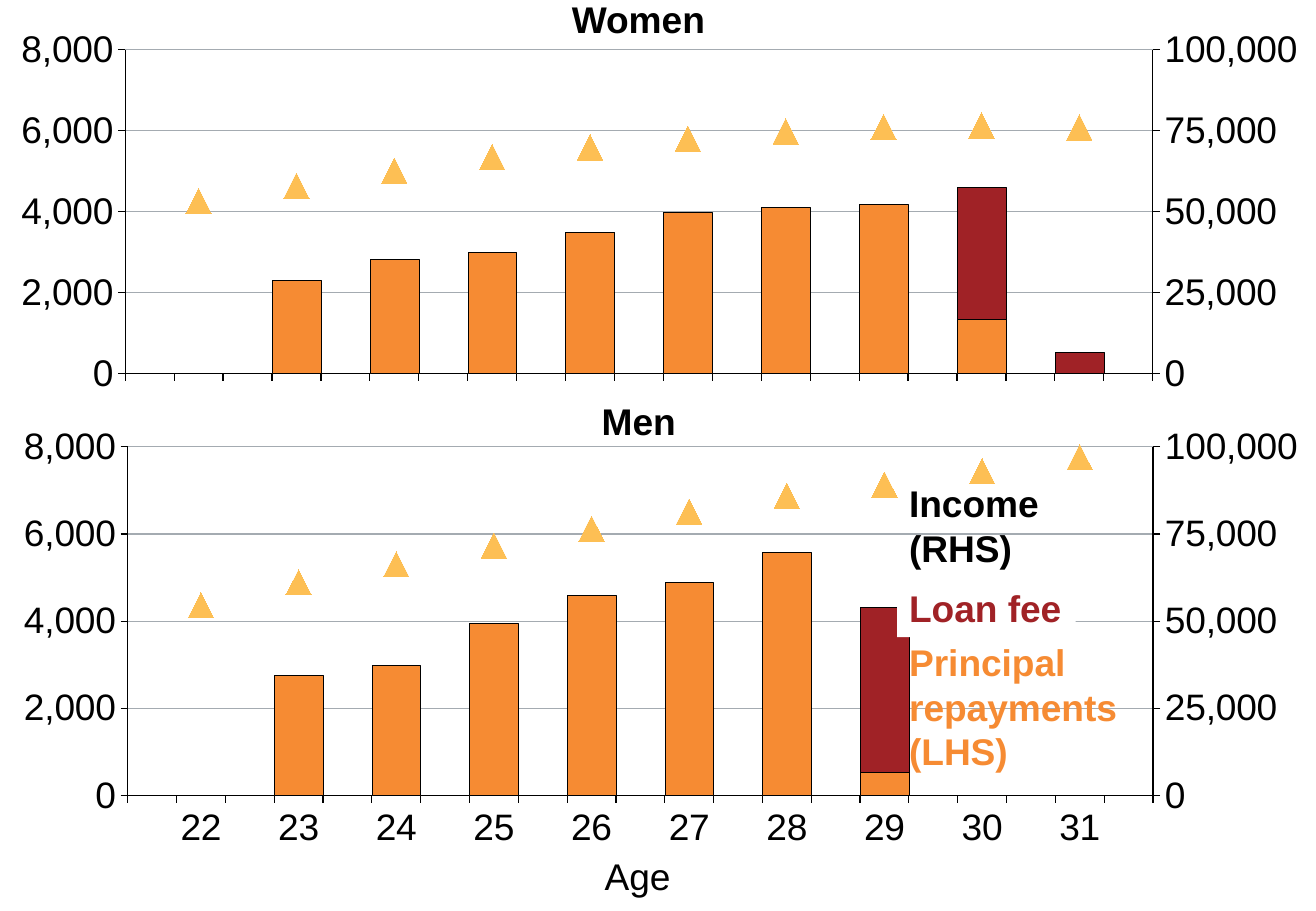
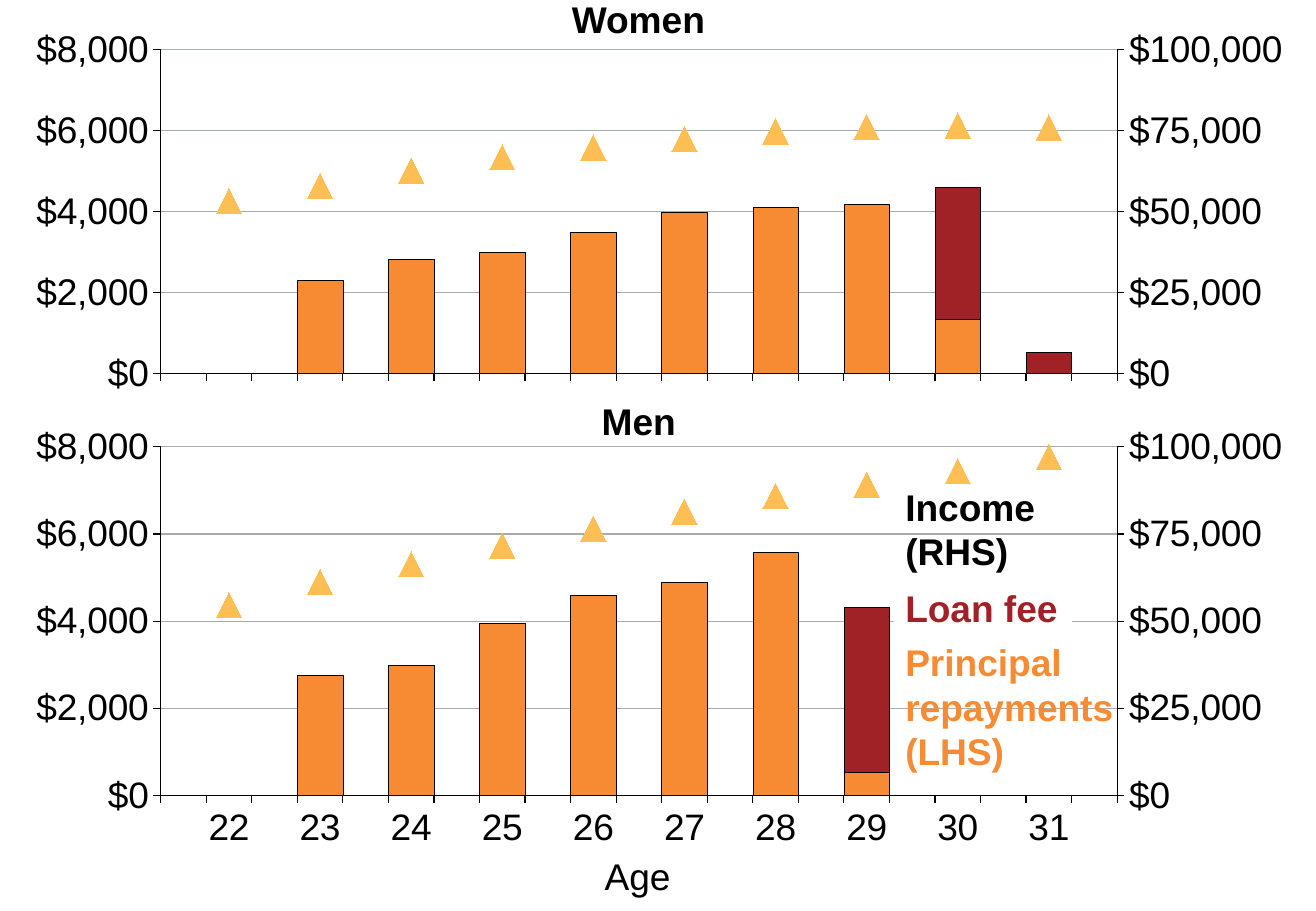
Before and after one commit to grattaninstitute/Shared-interest-Loan-fees-2016, a slide deck: slide 21 of atlas/Chartpack.pptx. Drawn at 1316x911 pixels with LibreOffice and Linux fonts; fonts in the diff are those of the drawing. Boxes give left, top, right and bottom in pixels: in the first picture for what was removed or moved away, otherwise in the second. Text is boxed around its words. In the diff, an @@ line names an element or a change of style, - is before the commit and + after.

```diff
--- a/atlas/Chartpack.pptx
+++ b/atlas/Chartpack.pptx
@@ column stacked chart at [0,0,1316,436] @@
@@ value axis changed @@
@@ second value axis changed @@
@@ plot area changed @@
@@ column stacked chart: place and size @@
-column stacked chart at [17,0,1299,436]
+column stacked chart at [0,0,1316,436]
@@ column stacked chart at [0,427,1316,847] @@
@@ value axis changed @@
@@ second value axis changed @@
@@ plot area changed @@
@@ column stacked chart: place and size @@
-column stacked chart at [19,427,1299,847]
+column stacked chart at [0,427,1316,847]
@@ text "Income": place and size @@
-text "Income" at [909,491,1039,569]
+text "Income" at [905,495,1035,572]
@@ text "Loan fee": place and size @@
-text "Loan fee" at [909,595,1062,623]
+text "Loan fee" at [905,595,1058,623]
@@ text "Principal": place and size @@
-text "Principal" at [909,647,1117,772]
+text "Principal" at [905,649,1113,772]
```
Also in this commit, not shown: 17 other slides changed, 3 other files.
